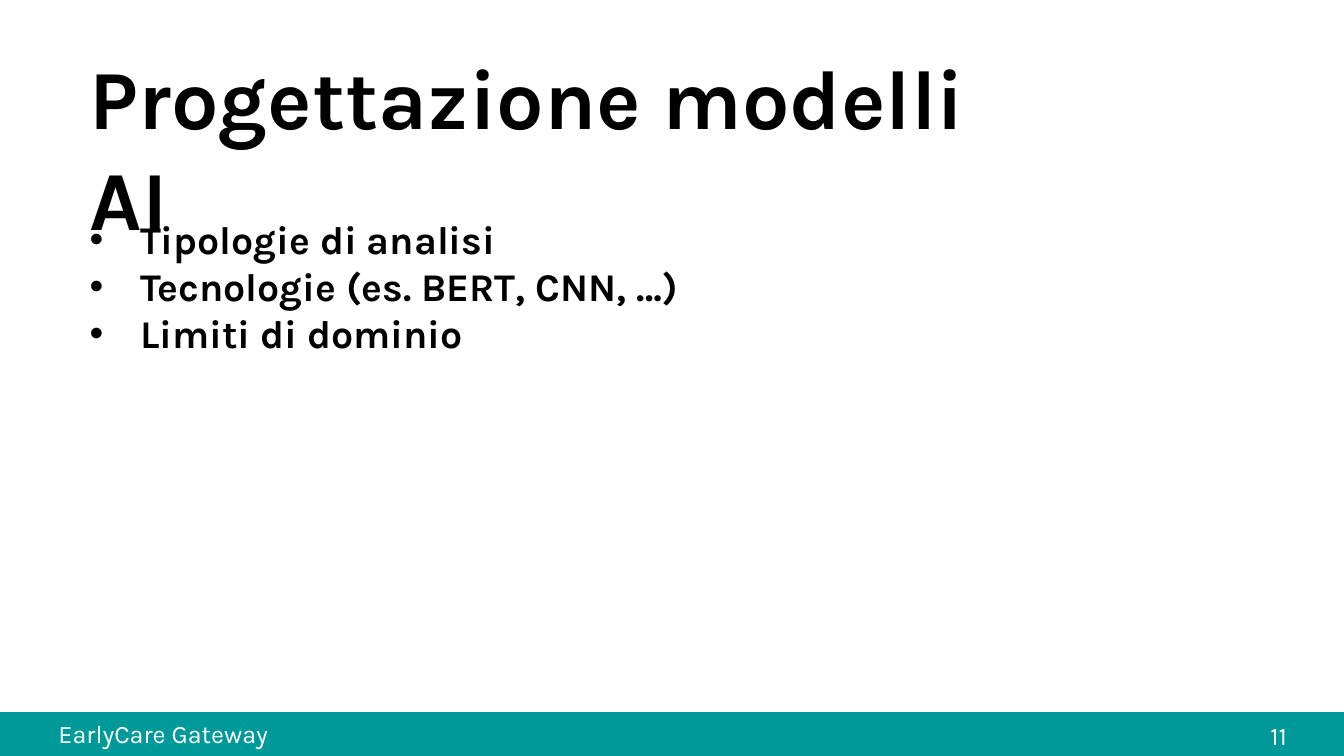
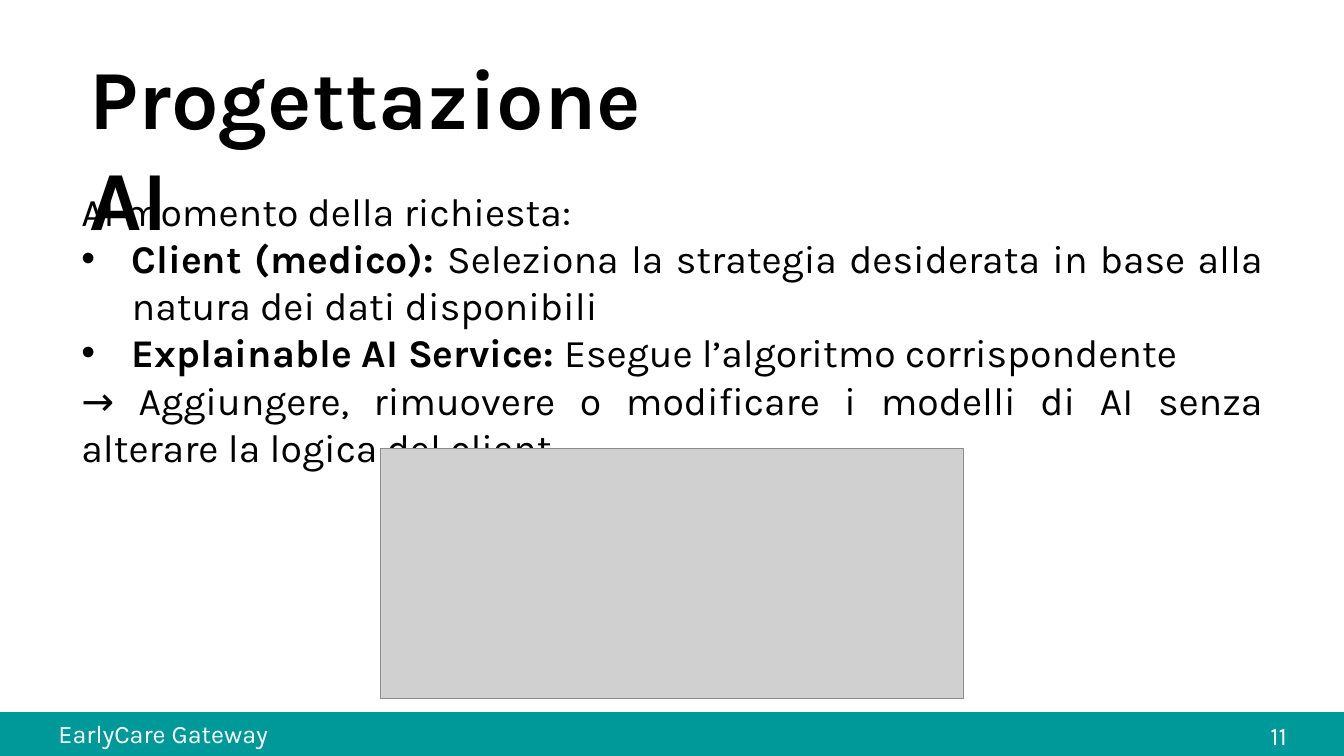
Before and after one commit to carrieroroberto/early_care_gateway, a slide deck: slide 12 of docs/presentation_powerpoint.pptx. Drawn at 1344x756 pixels with LibreOffice and Linux fonts; fonts in the diff are those of the drawing; grey boxes stand for pictures. Boxes give left, top, right and bottom in pixels: in the first picture for what was removed or moved away, otherwise in the second. Text is boxed around its words. In the diff, an @@ line names an element or a change of style, - is before the commit and + after.

```diff
--- a/docs/presentation_powerpoint.pptx
+++ b/docs/presentation_powerpoint.pptx
@@ text at [90, 69, 642, 249]: text changed @@
-Progettazione modelli AI
+Progettazione AI
@@ text added at [81, 191, 1263, 472], 28 pt, text #000000 @@
+Al momento della richiesta:
+• Client (medico): Seleziona la strategia desiderata in base alla natura dei dati disponibili
+• Explainable AI Service: Esegue l’algoritmo corrispondente
+→ Aggiungere, rimuovere o modificare i modelli di AI senza alterare la logica del client
@@ text removed at [140, 219, 626, 349] @@
-• Tipologie di analisi
-• Tecnologie (es. BERT, CNN, …)
-• Limiti di dominio
@@ picture added at [381, 449, 964, 699] @@
```
Also in this commit, not shown: 3 other slides changed, 1 slide added, 1 other file.
